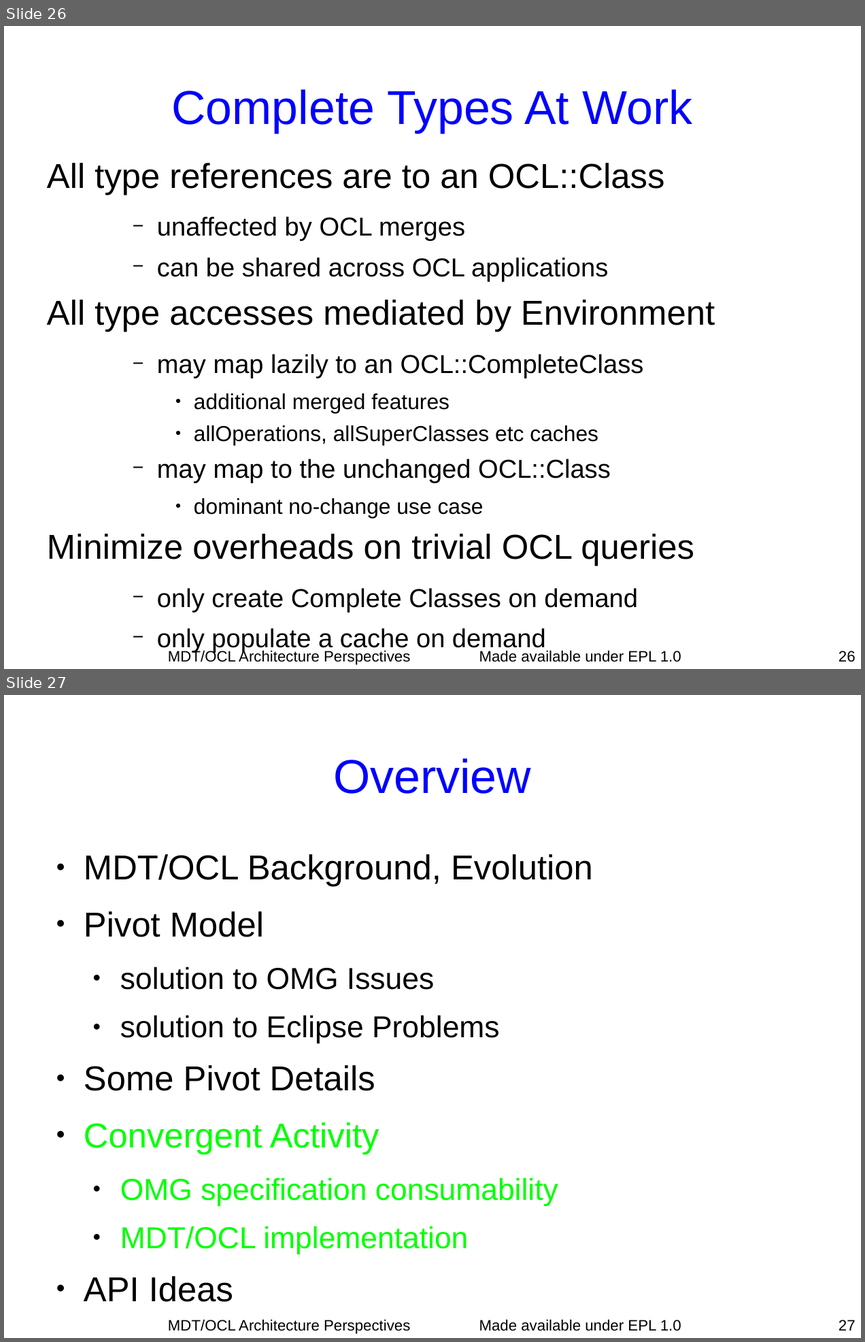
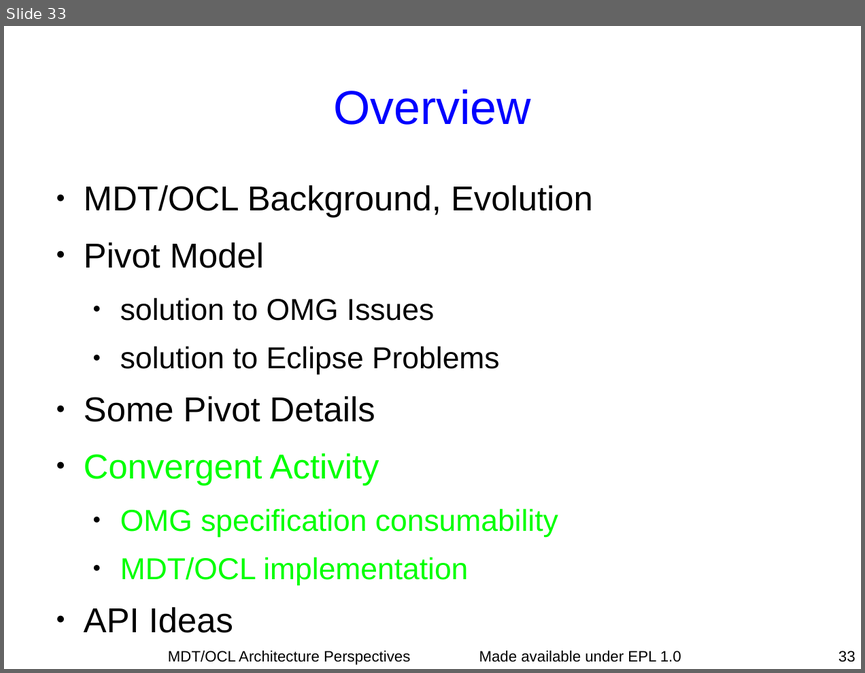
Before and after one commit to eclipse-ocl/ocl-website, a slide deck: ocl/docs/publications/Dresden2010Visit/DresdenVisit.odp. Shown one above the other, each under a label of ours: slides 26 and 27 before the commit, slide 33 after it. The pictures are 865x1342 and 865x673 pixels, drawn with LibreOffice and Linux fonts; fonts in the diff are those of the drawing. Boxes give left, top, right and bottom in pixels: in the first picture for what was removed or moved away, otherwise in the second. Text is boxed around its words. In the diff, an @@ line names an element or a change of style, - is before the commit and + after.

```diff
--- a/ocl/docs/publications/Dresden2010Visit/DresdenVisit.odp
+++ b/ocl/docs/publications/Dresden2010Visit/DresdenVisit.odp
@@ slide 26 removed at [4, 26, 861, 669], background #FFFFFF; not listed: 1 template element that a slide beside it also shows @@
@@ title removed at [172, 89, 693, 133] @@
-Complete Types At Work
@@ text removed at [47, 163, 715, 612] @@
-All type references are to an OCL::Class
-    − unaffected by OCL merges
-    − can be shared across OCL applications
-All type accesses mediated by Environment
-    − may map lazily to an OCL::CompleteClass
-      ● additional merged features
-      ● allOperations, allSuperClasses etc caches
-    − may map to the unchanged OCL::Class
-      ● dominant no-change use case
-Minimize overheads on trivial OCL queries
-    − only create Complete Classes on demand
-    − only populate a cache on demand
@@ text removed at [168, 650, 410, 665] @@
-MDT/OCL Architecture Perspectives
@@ page number removed at [838, 650, 855, 662] @@
-26
@@ what was slide 27 is now slide 33 @@
@@ page number at [838, 650, 855, 662]: text changed @@
-27
+33
```
Also in this commit, not shown: 12 slides changed, 9 slides added, 1 other slide removed.
